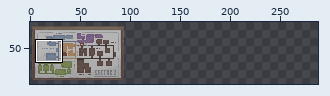
Two versions of one sprite sheet, Assets/Art/Sprites/Tilesets/GenericPieces/SectorTwoMap.png. Above, an overview of the earlier version with the close-up marked.
Close-up. The starting point:
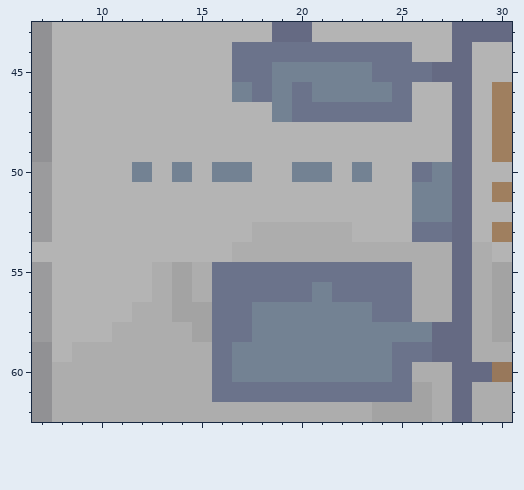
The file is 96x128 pixels. Colours within 5 levels of each other are drawn and written as one. Shown: x 7..30, y 43..62. The old version is drawn lined up with the new one, on the new canvas. The wide view leaves out empty margins. The commit also changed other parts of the picture, which this record leaves out.
Now the later version:
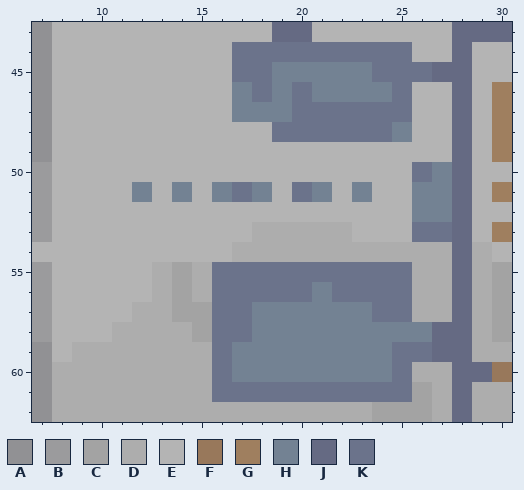
Palette (. is transparent): A #919194  B #9b9b9d  C #a3a3a3  D #adadad  E #b4b4b4  F #98785b  G #9f7f5f  H #738293  J #656a83  K #6b738b
Diff:
canvas 96x128 -> 288x128
y 47: x 17..18 EE -> HH
y 48: x 19..25 EEEEEEE -> KKKKKKH
y 50: x 12 H -> E; x 14 H -> E; x 16..17 HH -> EE; x 20..21 HH -> EE; x 23 H -> E
y 51: x 12 E -> H; x 14 E -> H; x 16..18 EEE -> HKH; x 20..21 EE -> KH; x 23 E -> H
Changed places in both close-ups, as pixel boxes (x1, y1, x2, y2):
changed: (132, 102, 412, 202)
